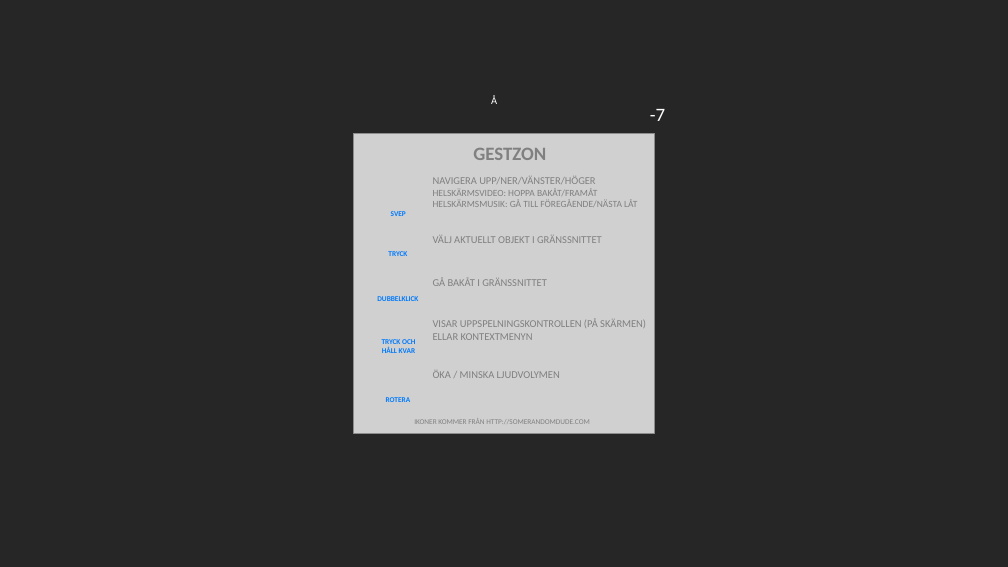
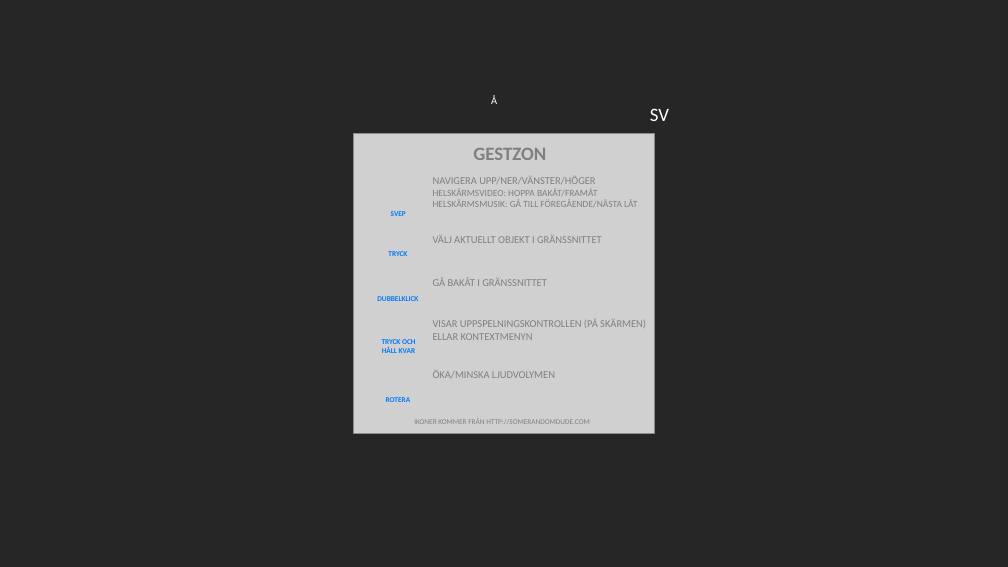
Before and after one commit to xbmc/Official-Kodi-Remote-iOS, a slide deck: slide 10 of templates/template_remote_gesture_help.pptx. Drawn at 1008x567 pixels with LibreOffice and Linux fonts; fonts in the diff are those of the drawing; grey boxes stand for pictures. Boxes give left, top, right and bottom in pixels: in the first picture for what was removed or moved away, otherwise in the second. Text is boxed around its words. In the diff, an @@ line names an element or a change of style, - is before the commit and + after.

```diff
--- a/templates/template_remote_gesture_help.pptx
+++ b/templates/template_remote_gesture_help.pptx
@@ text at (x1=650, y1=108, x2=669, y2=121): text changed @@
--7
+SV
@@ text at (x1=433, y1=371, x2=555, y2=378): spaces changed @@
-ÖKA / MINSKA LJUDVOLYMEN
+ÖKA/MINSKA LJUDVOLYMEN
```
Also in this commit, not shown: 8 other slides changed, 6 slides added, 1 slide removed, 1 other file.
